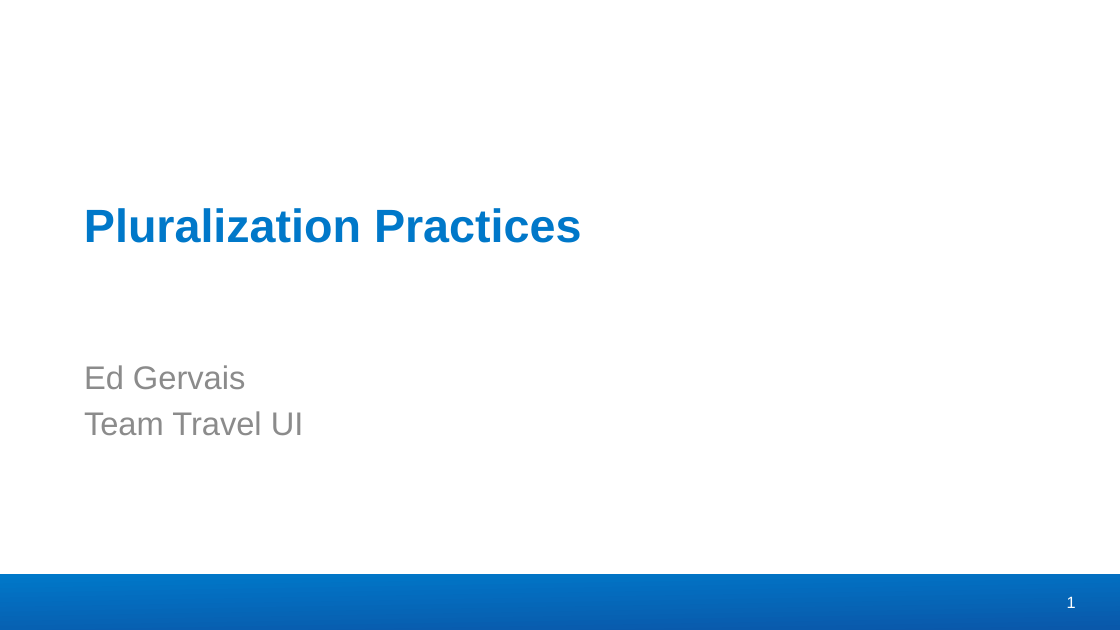
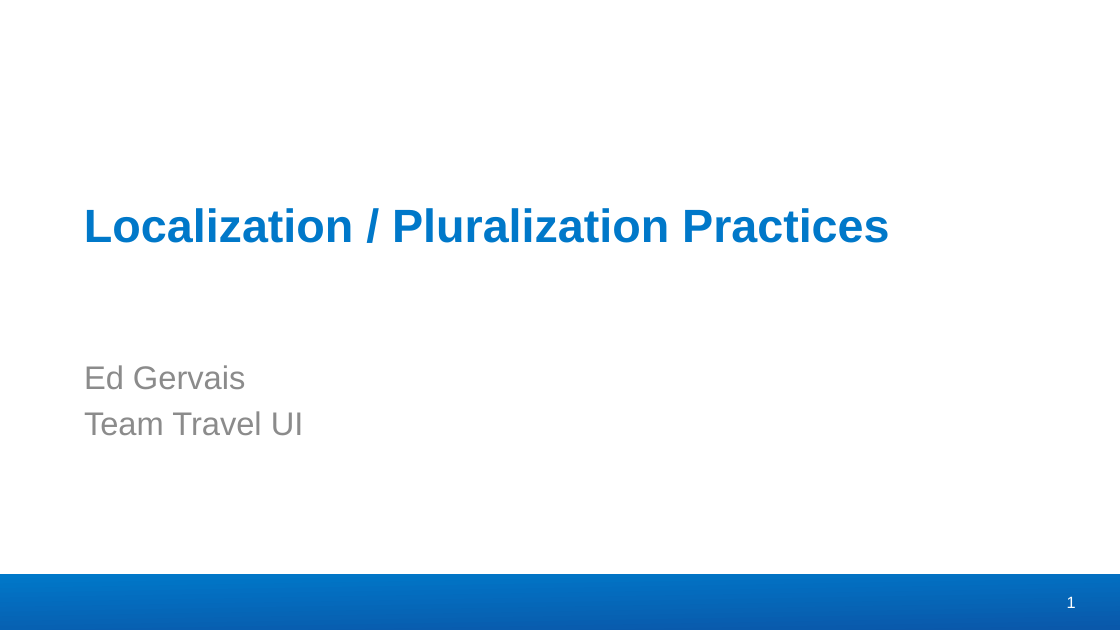
Before and after one commit to concur/react-concur, a slide deck: slide 1 of pluralization-localization/pluralization-practices.pptx. Drawn at 1120x630 pixels with LibreOffice and Linux fonts; fonts in the diff are those of the drawing; background and template pictures are left out. Boxes give left, top, right and bottom in pixels: in the first picture for what was removed or moved away, otherwise in the second. Text is boxed around its words. In the diff, an @@ line names an element or a change of style, - is before the commit and + after.

Commit message:
added slides for localization

```diff
--- a/pluralization-localization/pluralization-practices.pptx
+++ b/pluralization-localization/pluralization-practices.pptx
@@ title at (x1=84, y1=208, x2=889, y2=243): text changed @@
-Pluralization Practices
+Localization / Pluralization Practices
```
Also in this commit, not shown: 2 other slides changed, 2 slides added.
